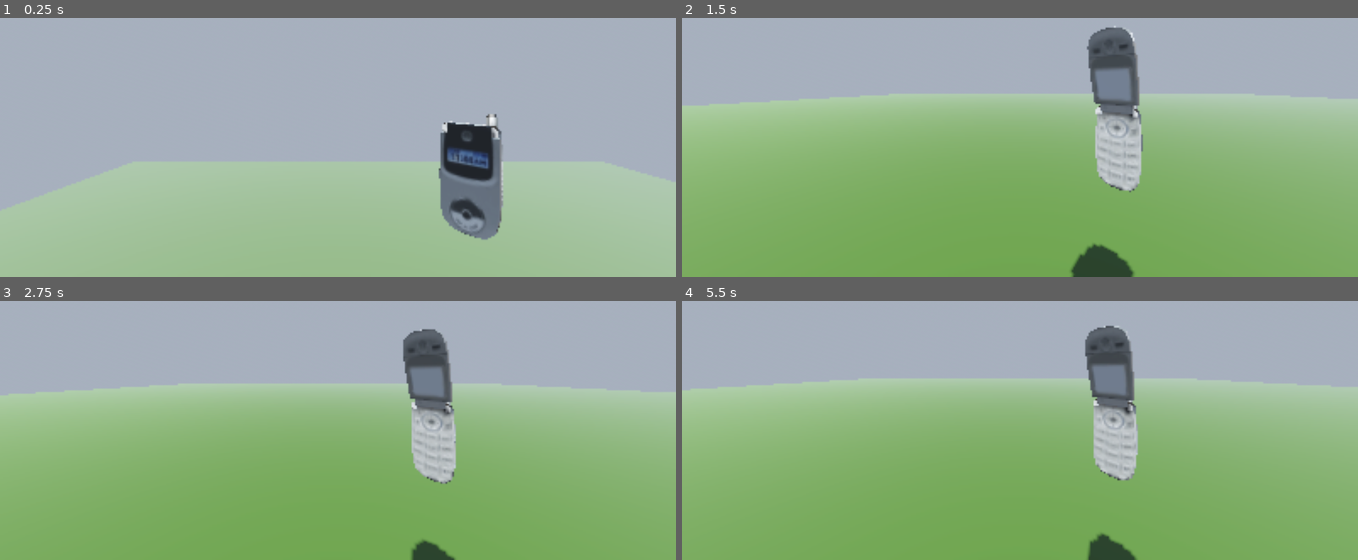
Above: before the commit, frames 1-4 (two rows, left to right).
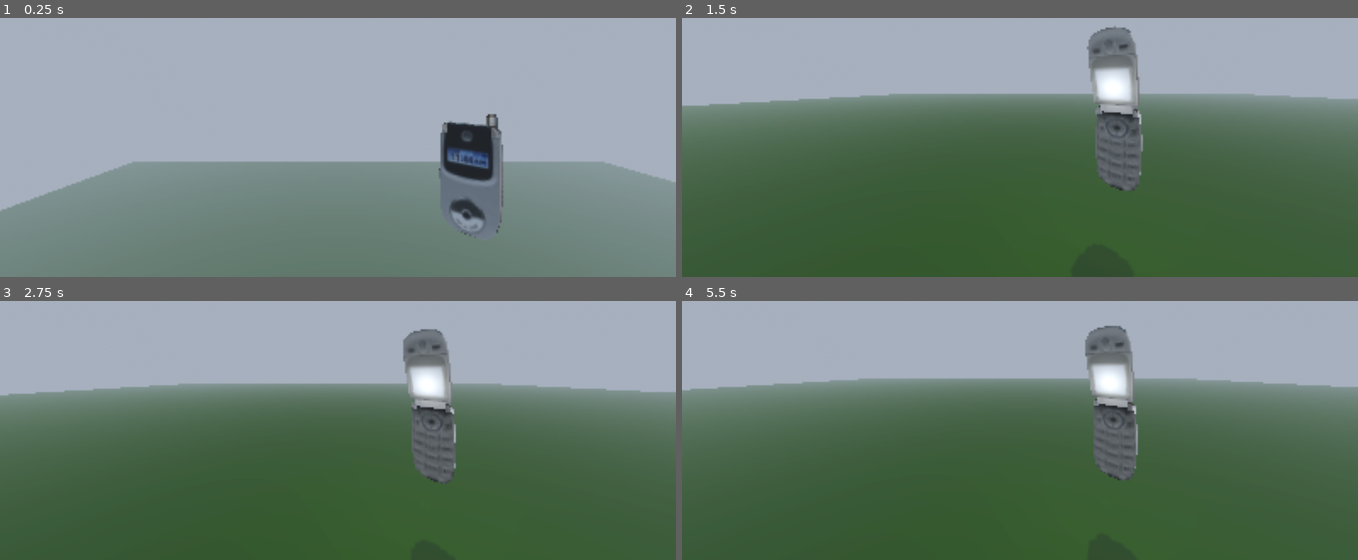
Above: after the commit, the same moments.

Repository: YouthHalo/Hack-The-North-2025
Game: Godot game, scene res://scenes/main.tscn
Same seed, same stepped clock (60 frames per second), same inputs: the game is played once before the commit and once after it.
Inputs (mouse positions are in pixels of both pictures, inside the frame that each line leads up to):
- Up to frame 1 (0.25 s): no input
- Up to frame 2 (1.5 s): tap Enter (ui_accept) at 0.5, 0.77 s; move the mouse to (1053, 85) at 0.52 s; hold Shift (run) 0.53-1.28 s; hold W (forward) from 0.53 s (still down); move the mouse to (986, 87) at 1.27 s; tap T at 1.35 s
- Up to frame 3 (2.75 s): keep holding W (forward); tap Enter (ui_accept) at 1.52 s; move the mouse to (351, 363) at 2.02 s; hold Shift (run) from 2.03 s (still down)
- Up to frame 4 (5.5 s): keep holding W (forward); move the mouse to (1013, 376) at 2.77 s; release Shift (run) at 2.78 s; tap T at 2.85, 4.35 s; tap Enter (ui_accept) at 3.02, 3.77, 4.52 s; move the mouse to (1067, 373) at 3.52 s; hold Shift (run) 3.53-4.28 s; move the mouse to (965, 365) at 4.27 s; move the mouse to (1026, 370) at 5.02 s; hold Shift (run) from 5.03 s (still down)

The runs differ from the first frame. In frame 1, 40% of the frame differs, in the area x 0-100%, y 36-100%; in frame 2, 70%, in the area x 0-100%, y 2-100%; in frame 3, 68%; in frame 4, 70%.

Commit message:
tweaked a few phone settings

Diff:
--- a/scenes/main.tscn
+++ b/scenes/main.tscn
@@ -24,7 +24,8 @@
 [node name="Main" type="Node3D"]
 
 [node name="DirectionalLight3D" type="DirectionalLight3D" parent="."]
-transform = Transform3D(-0.866025, -0.433013, 0.25, 0, 0.5, 0.866025, -0.5, 0.75, -0.433013, 0, 0, 0)
+transform = Transform3D(-0.866023, -0.433016, 0.250001, 0, 0.499998, 0.866027, -0.500003, 0.749999, -0.43301, 0, 0, 0)
+light_energy = 0.05
 shadow_enabled = true
 
 [node name="WorldEnvironment" type="WorldEnvironment" parent="."]
--- a/scenes/open_phone.tscn
+++ b/scenes/open_phone.tscn
@@ -18,3 +18,7 @@
 [node name="Bottom_001" parent="Sketchfab_model/Flip Phone_fbx/RootNode" index="3"]
 transform = Transform3D(-0.035791, 0, 0, 0, -0.035791, 0, 0, 0, -0.035791, -10.4507, 10.0005, -57.0128)
 visible = false
+
+[node name="SpotLight3D" type="OmniLight3D" parent="." index="1"]
+transform = Transform3D(-5.28213e-08, 0.563491, -1.20841, 2.4631e-08, 1.20841, 0.563491, 1.33333, 2.36848e-15, -5.82819e-08, 0.227586, 0.392663, 0)
+light_energy = 0.192
--- a/scripts/player.gd
+++ b/scripts/player.gd
@@ -197,7 +197,7 @@
 	# Add capture effect to Record bus
 	audio_input = AudioEffectCapture.new()
 	AudioServer.add_bus_effect(audio_capture_bus_index, audio_input)
-	AudioServer.set_bus_volume_db(audio_capture_bus_index, 3.5)  # Boost input by 50% (~3.5dB)
+	AudioServer.set_bus_volume_db(audio_capture_bus_index, 0) #deadass the 2nd value feels like it does nothing but it works
 
 	# Setup microphone input to Record bus
 	var microphone_player = AudioStreamPlayer.new()
@@ -252,6 +252,34 @@
 	print("Phone audio feedback initialized")
 
 
+func handle_connection_lost():
+	"""Handle when WebSocket connection is lost unexpectedly"""
+	print("Connection lost - playing unavailable sound and ending call")
+
+	# Stop any ongoing audio
+	if phone_ringing_player and phone_ringing_player.playing:
+		phone_ringing_player.stop()
+
+	# Stop the call recording
+	if is_vapi_recording:
+		is_vapi_recording = false
+
+	stop_vapi_audio_stream()
+
+	# Play unavailable phone sound for 2 seconds
+	if phone_unavailable_player and phone_unavailable_player.stream:
+		phone_unavailable_player.play()
+
+		# Wait for 2 seconds, then stop the audio
+		await get_tree().create_timer(1.3).timeout
+		phone_unavailable_player.stop()
+		await get_tree().create_timer(0.5).timeout  # Small delay after sound
+
+	# Switch phone call mode to off
+	update_call_ui()  # This will show the closed state
+	print("Call mode switched to off due to connection loss")
+
+
 func toggle_vapi_recording():
 	if is_vapi_recording:
 		stop_vapi_recording()
@@ -307,7 +335,8 @@
 		print("WebSocket connected successfully!")
 	elif state == WebSocketPeer.STATE_CLOSED and is_websocket_connected:
 		is_websocket_connected = false
-		print("WebSocket connection closed")
+		print("WebSocket connection closed unexpectedly")
+		handle_connection_lost()
 
 	# Incoming messages
 	if is_websocket_connected:
@@ -433,12 +462,13 @@
 	# Disable T button
 	is_t_button_disabled = true
 
-	# Play unavailable phone sound
+	# Play unavailable phone sound for 2 seconds
 	if phone_unavailable_player and phone_unavailable_player.stream:
 		phone_unavailable_player.play()
 
-		# Re-enable T button after the unavailable sound finishes
-		await phone_unavailable_player.finished
+		# Wait for 2 seconds, then stop the audio
+		await get_tree().create_timer(2.0).timeout
+		phone_unavailable_player.stop()
 		await get_tree().create_timer(0.5).timeout  # Small delay after sound
 
 		is_t_button_disabled = false
